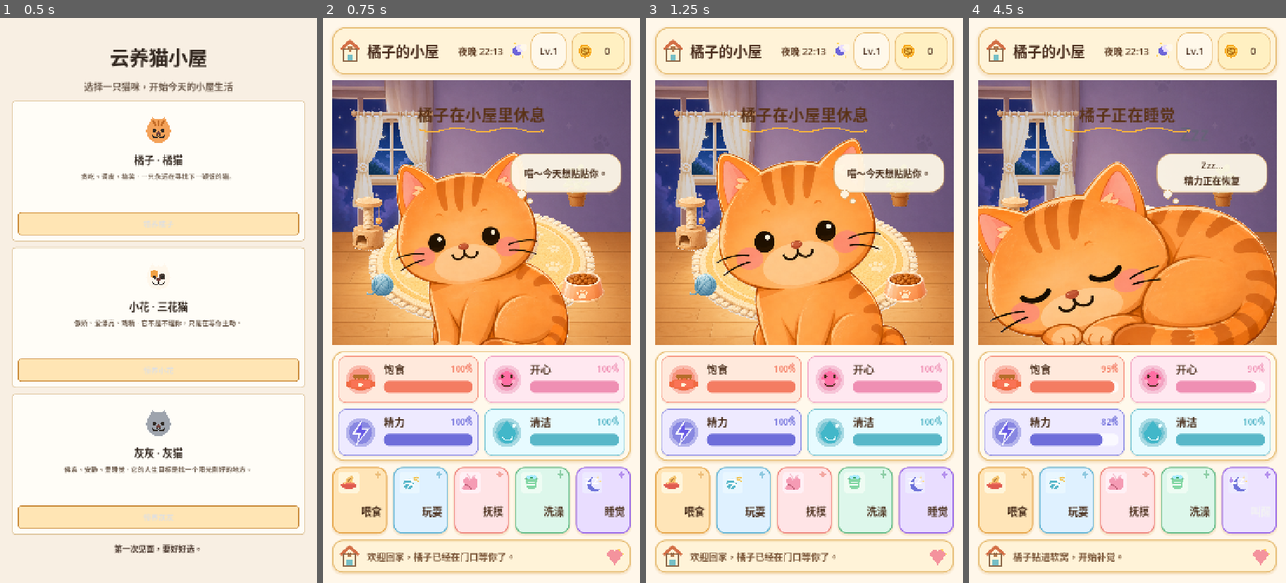
Above: before the commit, frames 1-4 (left to right).
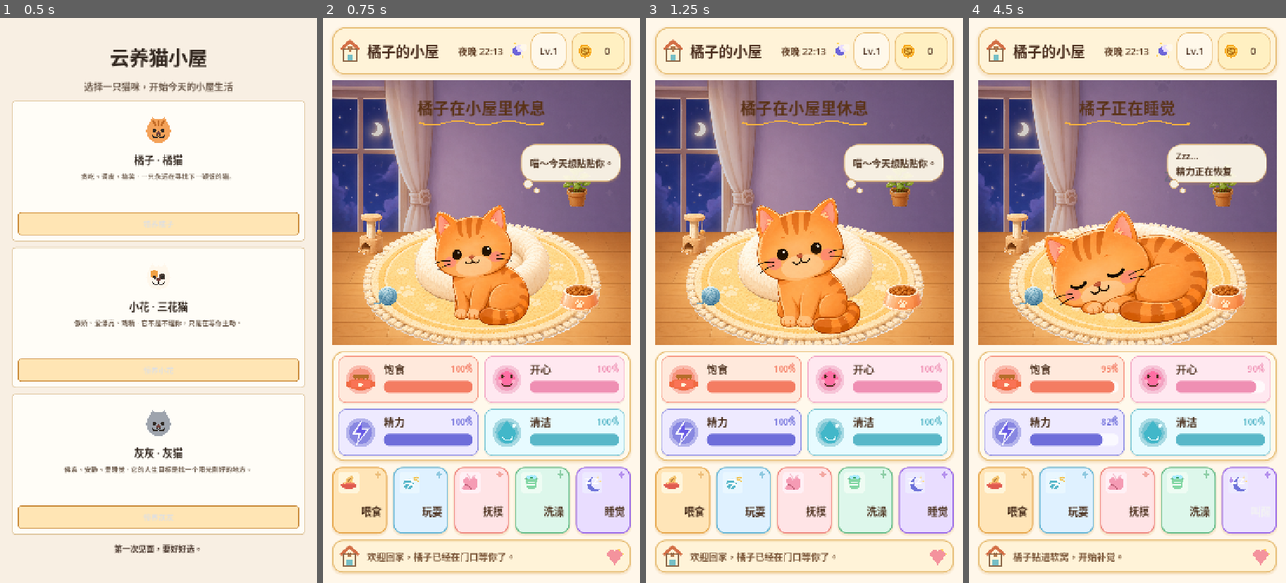
Above: after the commit, the same moments.

Repository: Kua-Fu/AICat
Game: Godot game, scene res://scenes/StartScene.tscn
The game is run twice, just before and just after one commit, with the same random seed, the same clock (stepped at 60 frames per second) and the same inputs.
Inputs:
- Up to frame 1 (0.5 s): no input
- Up to frame 2 (0.75 s): click "领养橘子" at 0.5 s
- Up to frame 3 (1.25 s): no input
- Up to frame 4 (4.5 s): click "喂食" at 1.25 s; click "玩耍" at 2 s; click "抚摸" at 2.75 s; click "洗澡" at 3.5 s; click "睡觉" at 4.25 s

Frame 1 is identical in both runs. In frame 2, 21% of the frame differs, in the area x 8-94%, y 14-58%; in frame 3, 22%; in frame 4, 24%, in the area x 2-98%, y 14-58%.

Commit message:
Tune cat room visual layout

Diff:
--- a/scripts/cat/cat_sprite.gd
+++ b/scripts/cat/cat_sprite.gd
@@ -13,7 +13,7 @@
 
 var current_anim := "idle"
 var anim_time := 0.0
-var base_scale := 0.58
+var base_scale := 0.46
 
 
 func _ready() -> void:
@@ -126,7 +126,7 @@
 func _squash_scale() -> Vector2:
 	match current_anim:
 		"sleep":
-			return Vector2(1.08, 0.96)
+			return Vector2(1.05, 0.97)
 		"pet":
 			return Vector2(1.03 + sin(anim_time * 8.0) * 0.02, 1.0)
 		"play":
--- a/scripts/ui/cat_room.gd
+++ b/scripts/ui/cat_room.gd
@@ -61,7 +61,7 @@
 
 
 func _build() -> void:
-	custom_minimum_size = Vector2(0, 570)
+	custom_minimum_size = Vector2(0, 610)
 	size_flags_vertical = Control.SIZE_EXPAND_FILL
 	mouse_filter = Control.MOUSE_FILTER_PASS
 	clip_contents = true
@@ -86,8 +86,8 @@
 	wall.set_anchors_preset(Control.PRESET_FULL_RECT)
 	wall_layer.add_child(wall)
 
-	_add_room_asset(wall_layer, "WindowNight", WINDOW_NIGHT, Vector2(0.20, 0.26), 0.32)
-	_add_room_asset(wall_layer, "Curtain", CURTAIN, Vector2(0.20, 0.30), 0.30)
+	# 当前 room_wall_night.png 已经包含窗户和窗帘，先避免重复叠加。
+	# 后续如果替换成纯墙面背景，再恢复 WindowNight 和 Curtain 独立素材。
 
 	var shelf := Control.new()
 	shelf.name = "Shelf"
@@ -111,11 +111,11 @@
 	floor.offset_bottom = 0
 	floor_layer.add_child(floor)
 
-	_add_room_asset(floor_layer, "Rug", RUG, Vector2(0.50, 0.70), 0.78)
-	_add_room_asset(floor_layer, "CatBed", CAT_BED, Vector2(0.50, 0.60), 0.42)
-	_add_room_asset(floor_layer, "Scratcher", SCRATCHER, Vector2(0.12, 0.54), 0.23)
-	_add_room_asset(floor_layer, "FoodBowl", FOOD_BOWL, Vector2(0.84, 0.78), 0.18)
-	_add_room_asset(floor_layer, "YarnBall", YARN_BALL, Vector2(0.16, 0.78), 0.14)
+	_add_room_asset(floor_layer, "Rug", RUG, Vector2(0.50, 0.77), 0.82)
+	_add_room_asset(floor_layer, "CatBed", CAT_BED, Vector2(0.50, 0.70), 0.50)
+	_add_room_asset(floor_layer, "Scratcher", SCRATCHER, Vector2(0.13, 0.58), 0.18)
+	_add_room_asset(floor_layer, "FoodBowl", FOOD_BOWL, Vector2(0.83, 0.82), 0.16)
+	_add_room_asset(floor_layer, "YarnBall", YARN_BALL, Vector2(0.18, 0.82), 0.12)
 
 
 func _build_cat_layer() -> void:
@@ -141,8 +141,8 @@
 	room_title_label.add_theme_font_size_override("font_size", 38)
 	room_title_label.add_theme_color_override("font_color", Color("#5a3217"))
 	room_title_label.set_anchors_preset(Control.PRESET_TOP_WIDE)
-	room_title_label.offset_top = 50
-	room_title_label.offset_bottom = 100
+	room_title_label.offset_top = 34
+	room_title_label.offset_bottom = 82
 	ui_layer.add_child(room_title_label)
 
 	var left_sparkle := DrawIcons.SparkleIcon.new()
@@ -167,23 +167,26 @@
 	underline.set_anchors_preset(Control.PRESET_TOP_WIDE)
 	underline.offset_left = 206
 	underline.offset_right = -206
-	underline.offset_top = 104
-	underline.offset_bottom = 132
+	underline.offset_top = 88
+	underline.offset_bottom = 116
 	ui_layer.add_child(underline)
 
 	var bubble := PanelContainer.new()
 	bubble.name = "SpeechBubble"
 	bubble.set_anchors_preset(Control.PRESET_TOP_RIGHT)
-	bubble.offset_left = -284
-	bubble.offset_right = -22
-	bubble.offset_top = 172
-	bubble.offset_bottom = 264
-	bubble.add_theme_stylebox_override("panel", UiTheme.make_panel_style(Color(1, 0.98, 0.92, 0.92), 34, Color("#dcb785"), 2, 3))
+	bubble.offset_left = -260
+	bubble.offset_right = -24
+	bubble.offset_top = 150
+	bubble.offset_bottom = 238
+	var bubble_style := UiTheme.make_panel_style(Color(1, 0.98, 0.92, 0.92), 34, Color("#dcb785"), 2, 3)
+	bubble_style.content_margin_left = 22
+	bubble_style.content_margin_right = 16
+	bubble.add_theme_stylebox_override("panel", bubble_style)
 	ui_layer.add_child(bubble)
 
 	speech_label = Label.new()
 	speech_label.name = "SpeechLabel"
-	speech_label.horizontal_alignment = HORIZONTAL_ALIGNMENT_CENTER
+	speech_label.horizontal_alignment = HORIZONTAL_ALIGNMENT_LEFT
 	speech_label.vertical_alignment = VERTICAL_ALIGNMENT_CENTER
 	speech_label.autowrap_mode = TextServer.AUTOWRAP_WORD_SMART
 	speech_label.add_theme_font_size_override("font_size", 22)
@@ -192,10 +195,10 @@
 
 	var bubble_tail := DrawIcons.BubbleTail.new()
 	bubble_tail.set_anchors_preset(Control.PRESET_TOP_RIGHT)
-	bubble_tail.offset_left = -274
-	bubble_tail.offset_right = -222
-	bubble_tail.offset_top = 250
-	bubble_tail.offset_bottom = 304
+	bubble_tail.offset_left = -258
+	bubble_tail.offset_right = -210
+	bubble_tail.offset_top = 226
+	bubble_tail.offset_bottom = 280
 	ui_layer.add_child(bubble_tail)
 
 
@@ -257,6 +260,6 @@
 	if cat == null:
 		return
 
-	var cat_scale := clampf(size.x / 520.0, 1.12, 1.48)
+	var cat_scale := clampf(size.x / 750.0, 0.92, 1.02)
 	cat.scale = Vector2.ONE * cat_scale
-	cat.position = Vector2(size.x * 0.50, clampf(size.y * 0.72, 360.0, 430.0))
+	cat.position = Vector2(size.x * 0.50, size.y * 0.70)
